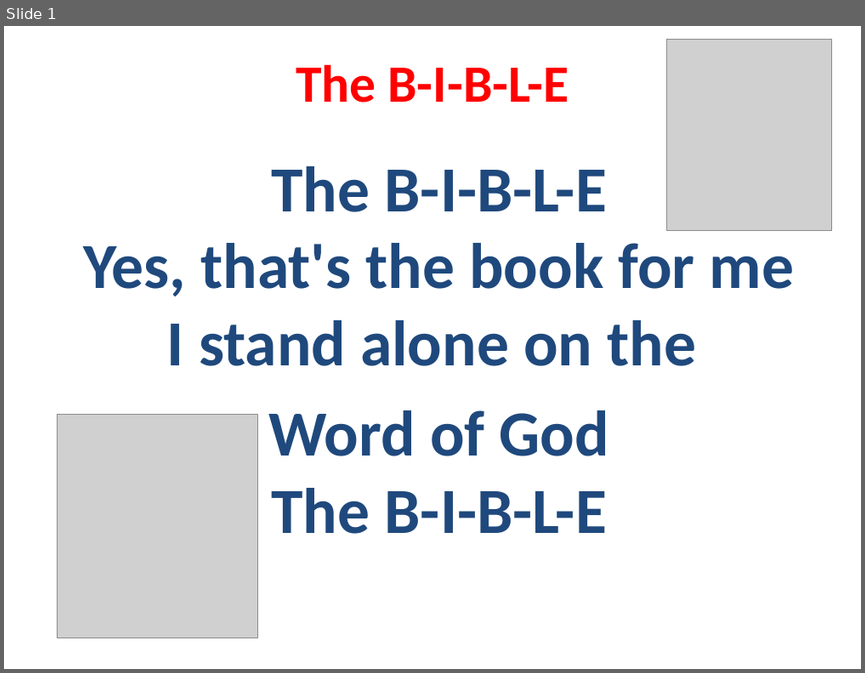
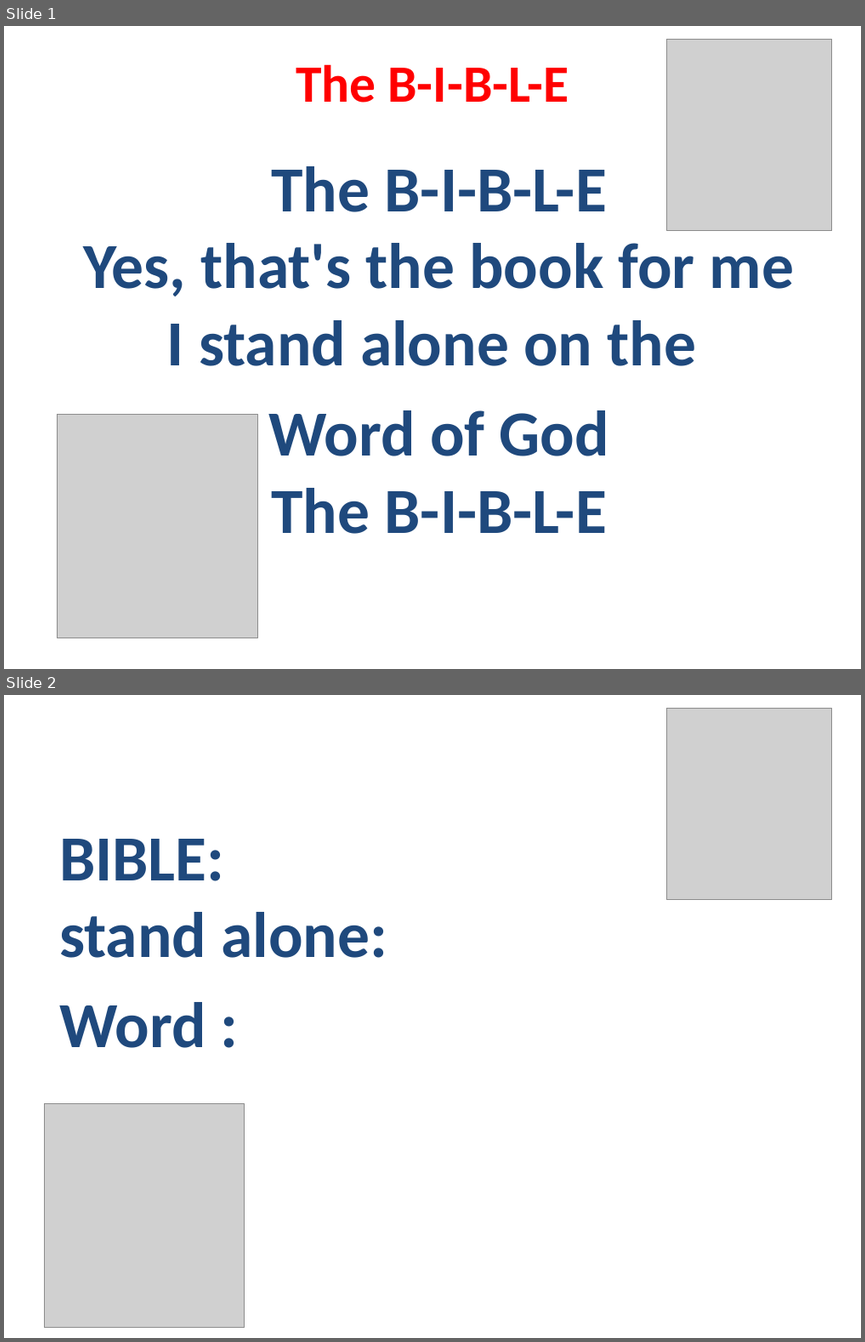
Before and after one commit to batisuoc/free-school-class, a slide deck: english/The B-I-B-L-E.pptx. Shown one above the other, each under a label of ours: slide 1 before the commit, slides 1 and 2 after it. The pictures are 865x673 and 865x1342 pixels, drawn with LibreOffice and Linux fonts; fonts in the diff are those of the drawing; grey boxes stand for pictures; background and template pictures are left out. Boxes give left, top, right and bottom in pixels: in the first picture for what was removed or moved away, otherwise in the second. Text is boxed around its words. In the diff, an @@ line names an element or a change of style, - is before the commit and + after.

Commit message:
Update Sep ppt

```diff
--- a/english/The B-I-B-L-E.pptx
+++ b/english/The B-I-B-L-E.pptx
@@ slide 2 added at box(4, 695, 861, 1338), background #FFFFFF @@
@@ picture added at box(666, 709, 832, 900) @@
@@ subtitle added at box(59, 839, 387, 1048), 54 pt, text #1F497D, bold @@
+BIBLE:
+stand alone:
+Word :
@@ picture added at box(44, 1104, 245, 1327) @@
```
Also in this commit, not shown: 1 other file.
